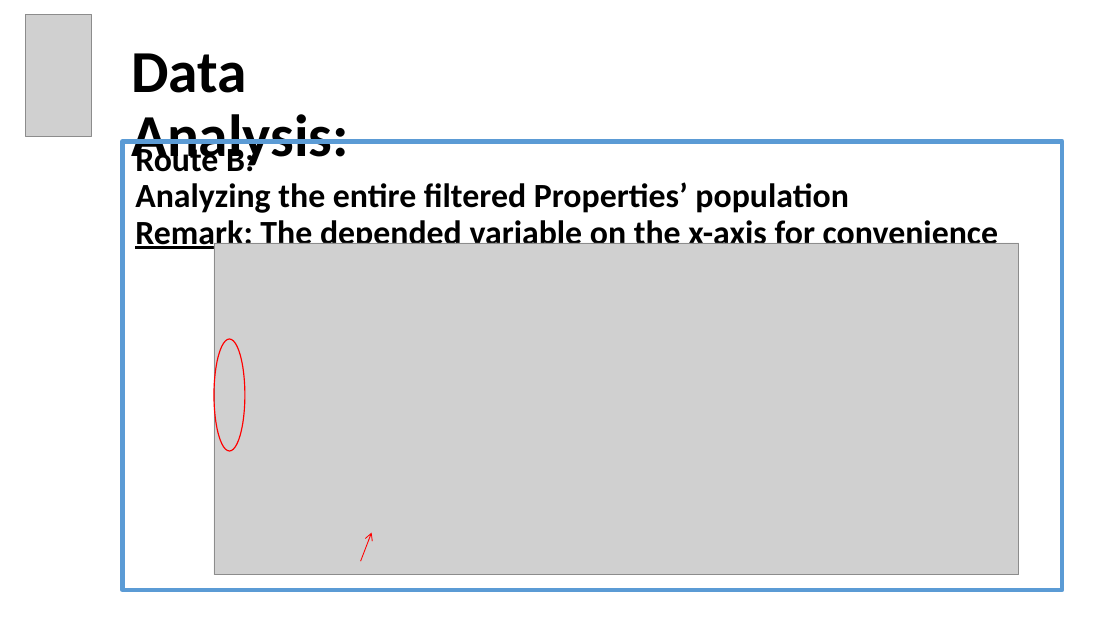
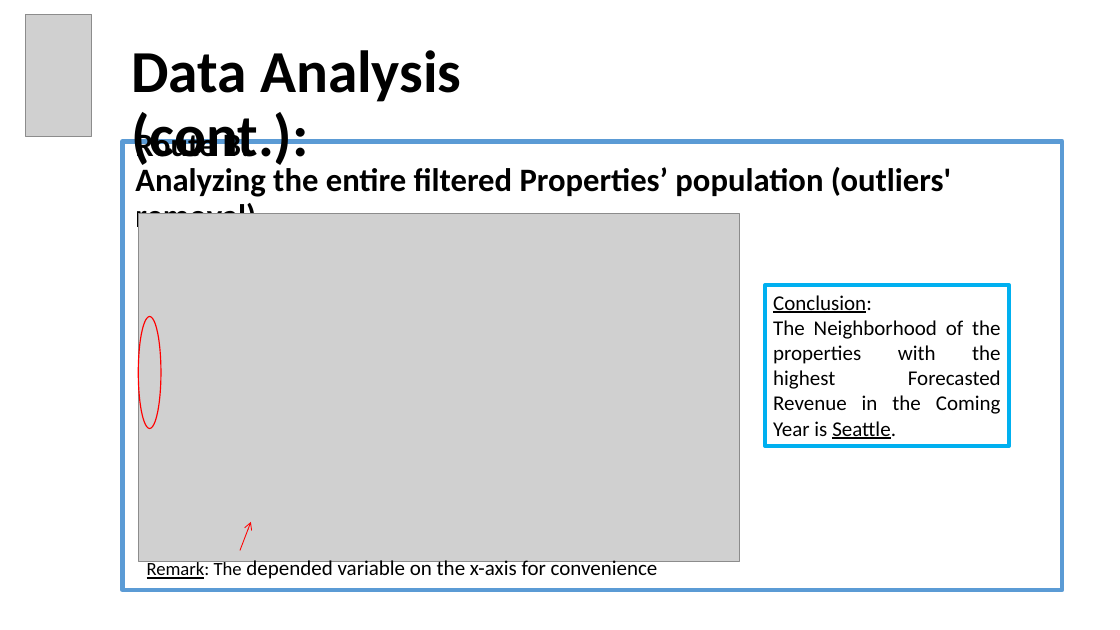
Before and after one commit to OdedMark/DataAnalystCourseFinalProject, a slide deck: slide 16 of Final Project Data Analyst Program Hebrew University of Jerusalem.pptx (slide 12 before the commit). Drawn at 1120x630 pixels with LibreOffice and Linux fonts; fonts in the diff are those of the drawing; grey boxes stand for pictures. Boxes give left, top, right and bottom in pixels: in the first picture for what was removed or moved away, otherwise in the second. Text is boxed around its words. In the diff, an @@ line names an element or a change of style, - is before the commit and + after.

```diff
--- a/Final Project Data Analyst Program Hebrew University of Jerusalem.pptx
+++ b/Final Project Data Analyst Program Hebrew University of Jerusalem.pptx
@@ title at (x1=131, y1=50, x2=462, y2=171): text changed @@
-Data Analysis:
+Data Analysis (cont.):
@@ text "Route B:" moved from (x1=135, y1=143, x2=998, y2=252) to (x1=135, y1=130, x2=951, y2=235) @@
@@ text at (x1=135, y1=130, x2=250, y2=165): size 29 to 28 pt in "Route B:" @@
@@ text at (x1=135, y1=167, x2=951, y2=235): text changed; size 29 to 28 pt @@
-Analyzing the entire filtered Properties’ population
-Remark: The depended variable on the x-axis for convenience
+Analyzing the entire filtered Properties’ population (outliers' removal)
@@ picture resized from (x1=214, y1=243, x2=1019, y2=575) to (x1=139, y1=213, x2=740, y2=561) @@
@@ rectangle added at (x1=765, y1=285, x2=1010, y2=446), outline #00B0F0 3 pt, 18 pt, text #000000 @@
+Conclusion:
+The Neighborhood of the properties with the highest Forecasted Revenue in the Coming Year is Seattle.
@@ ellipse resized from (x1=214, y1=339, x2=245, y2=451) to (x1=139, y1=317, x2=161, y2=429) @@
@@ arrow moved from (360, 561) - (371, 533) to (240, 550) - (251, 522) @@
@@ text added at (x1=147, y1=558, x2=658, y2=579), 18 pt, text #000000 @@
+Remark: The depended variable on the x-axis for convenience
```
Also in this commit, not shown: 11 other slides changed, 3 slides added.
